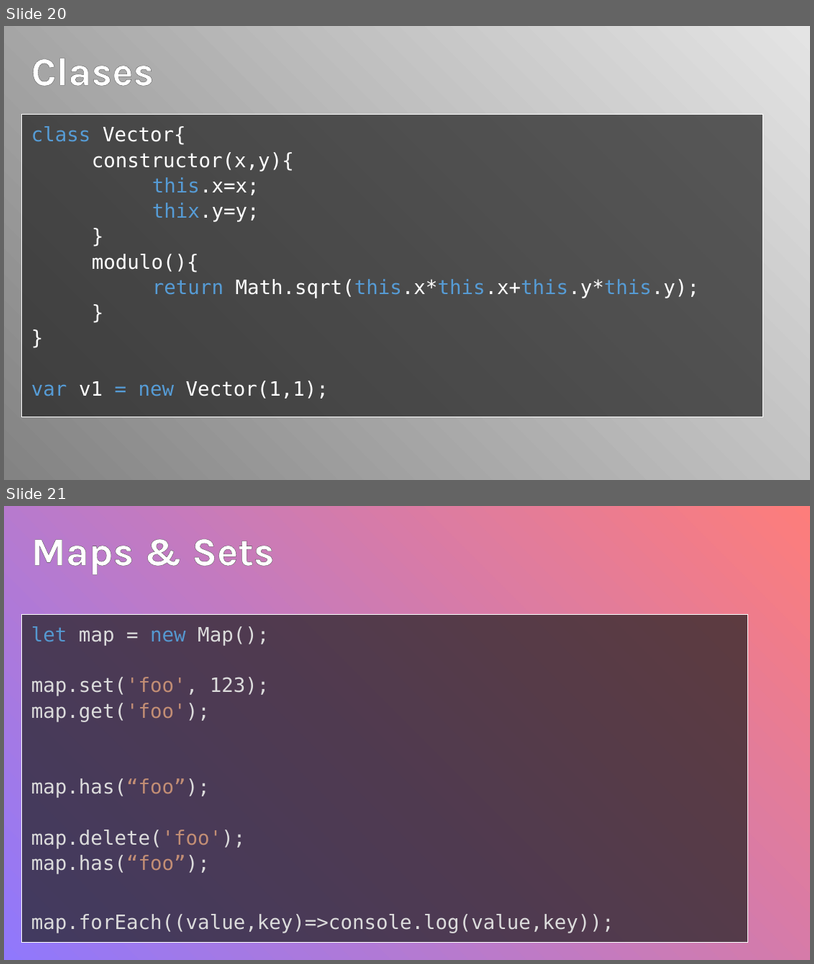
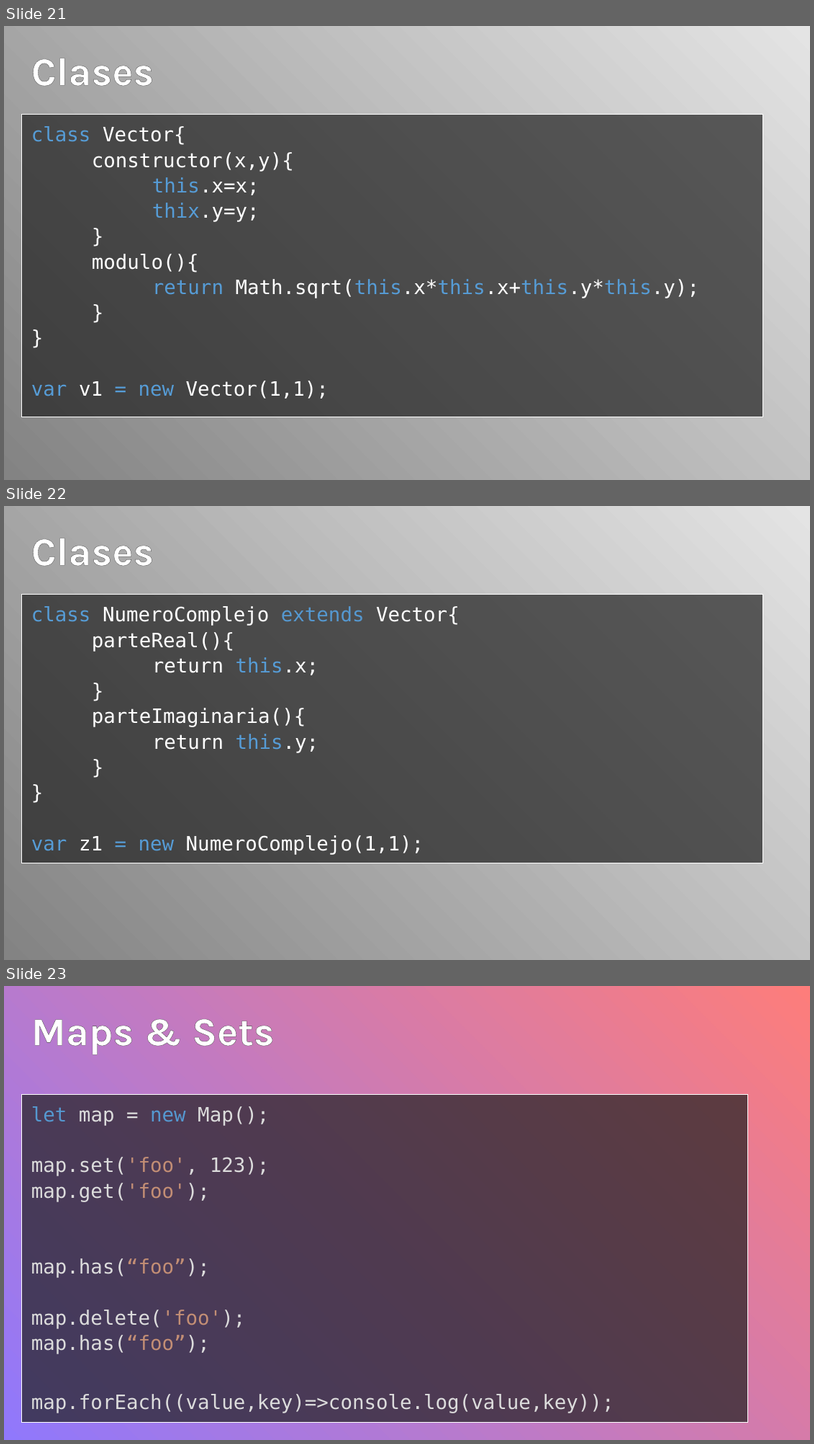
Before and after one commit to UamNet/TechTalks, a slide deck: Functional JS+ES6 - Arcadio Garcia/Functional JS+ ES6.pptx. Shown one above the other, each under a label of ours: slides 20 and 21 before the commit, slides 21, 22 and 23 after it. The pictures are 814x964 and 814x1444 pixels, drawn with LibreOffice and Linux fonts; fonts in the diff are those of the drawing; background and template pictures are left out. Boxes give left, top, right and bottom in pixels: in the first picture for what was removed or moved away, otherwise in the second. Text is boxed around its words. In the diff, an @@ line names an element or a change of style, - is before the commit and + after.

```diff
--- a/Functional JS+ES6 - Arcadio Garcia/Functional JS+ ES6.pptx
+++ b/Functional JS+ES6 - Arcadio Garcia/Functional JS+ ES6.pptx
@@ slide 22 added at <box>4,506,810,960</box>, background gradient #838383 to #E4E4E4 @@
@@ title added at <box>31,538,154,566</box>, 48 pt, text #FFFFFF, bold @@
+Clases
@@ text added at <box>22,595,763,862</box>, fill #202020 at 70% opacity, outline #FFFFFF 0.75 pt, 24 pt, text #FFFFFF @@
+class NumeroComplejo extends Vector{
+parteReal(){
+return this.x;
+}
+parteImaginaria(){
+return this.y;
+}
+}
+var z1 = new NumeroComplejo(1,1);
@@ what was slide 20 is now slide 21 @@
@@ what was slide 21 is now slide 23 @@
```
Also in this commit, not shown: 1 other slide added, 6 other files.
